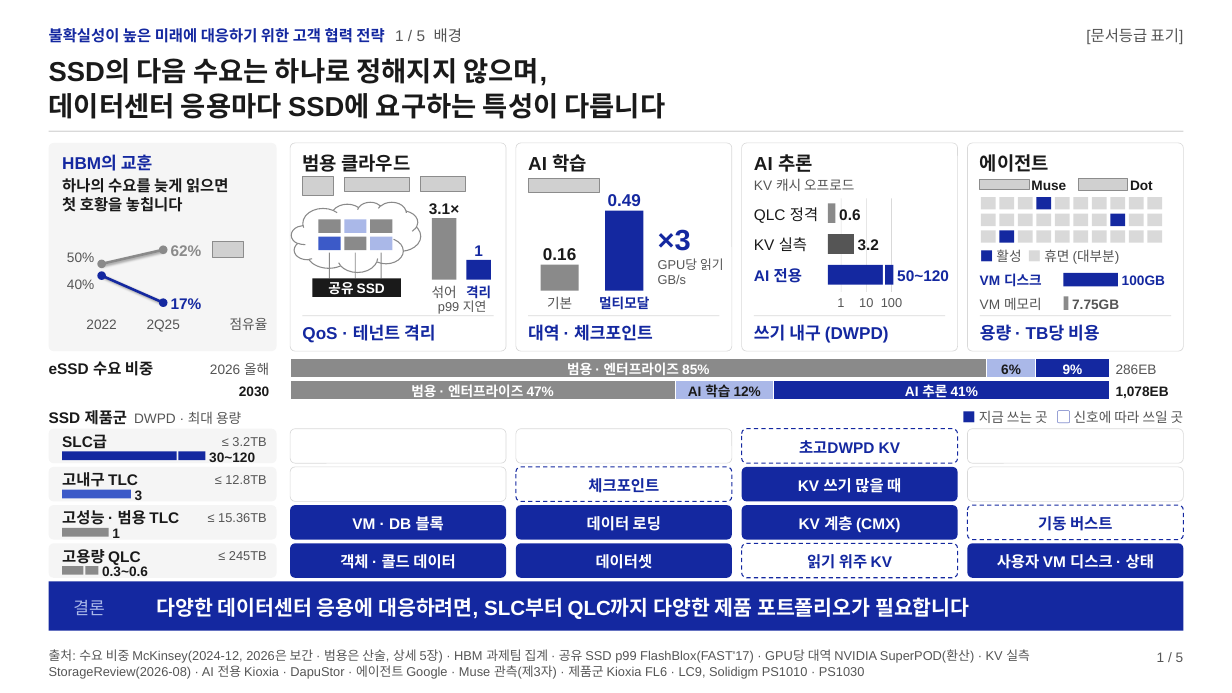
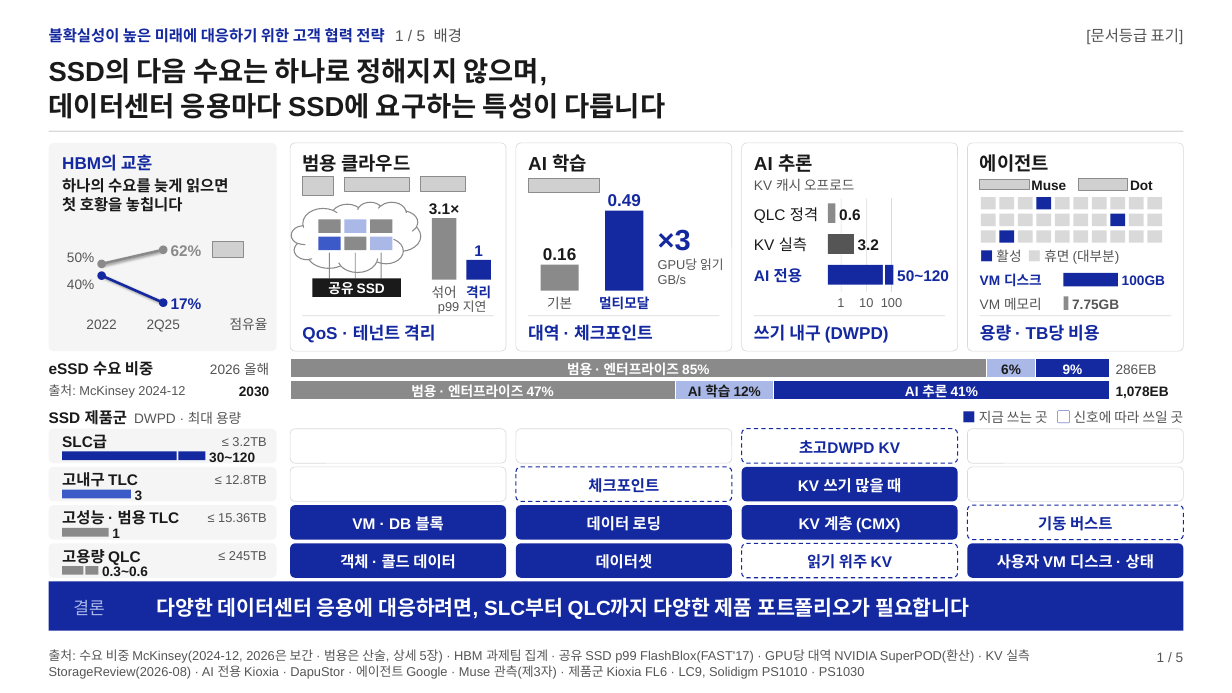
Before and after one commit to k31001/action-learning, a slide deck: slide 1 of outputs/presentation/ssd-future-ready-strategy.pptx. Drawn at 1232x693 pixels with LibreOffice and Linux fonts; fonts in the diff are those of the drawing; grey boxes stand for pictures; background and template pictures are left out. Boxes give left, top, right and bottom in pixels: in the first picture for what was removed or moved away, otherwise in the second. Text is boxed around its words. In the diff, an @@ line names an element or a change of style, - is before the commit and + after.

```diff
--- a/outputs/presentation/ssd-future-ready-strategy.pptx
+++ b/outputs/presentation/ssd-future-ready-strategy.pptx
@@ text added at box(49, 384, 185, 398), 15 pt, text #555555 @@
+출처: McKinsey 2024-12
```
Also in this commit, not shown: 3 other files.
